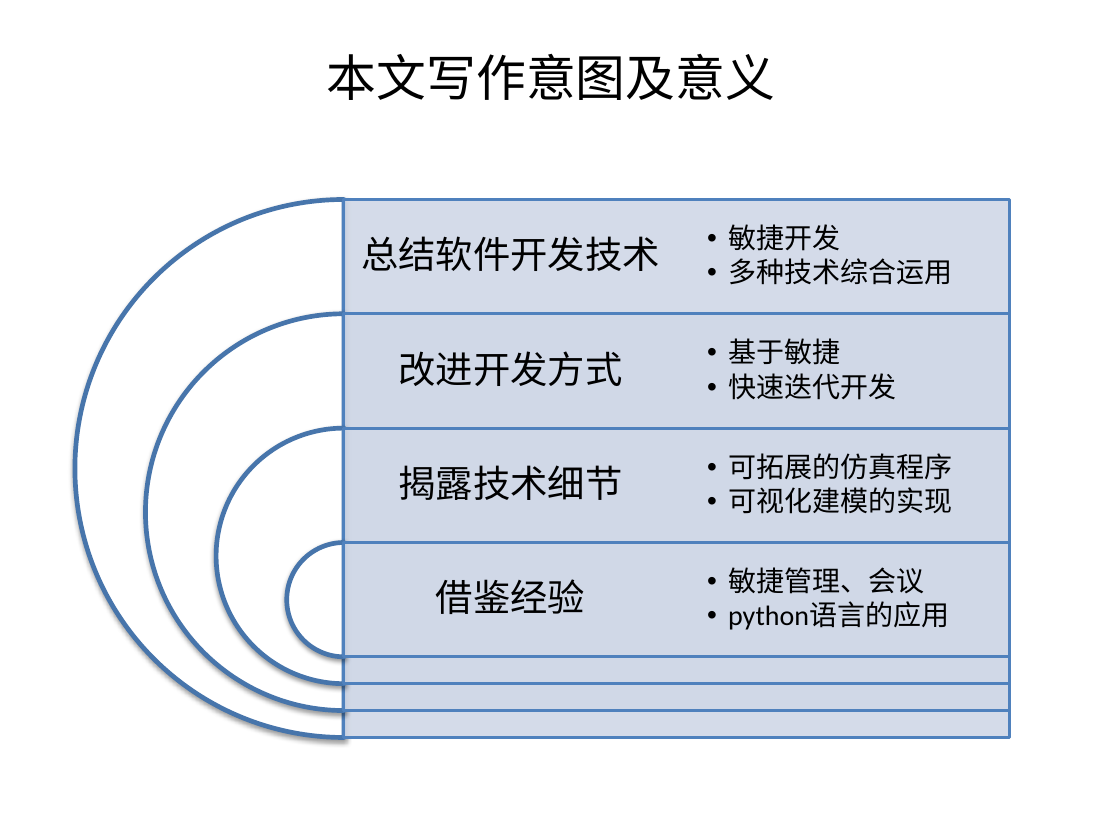
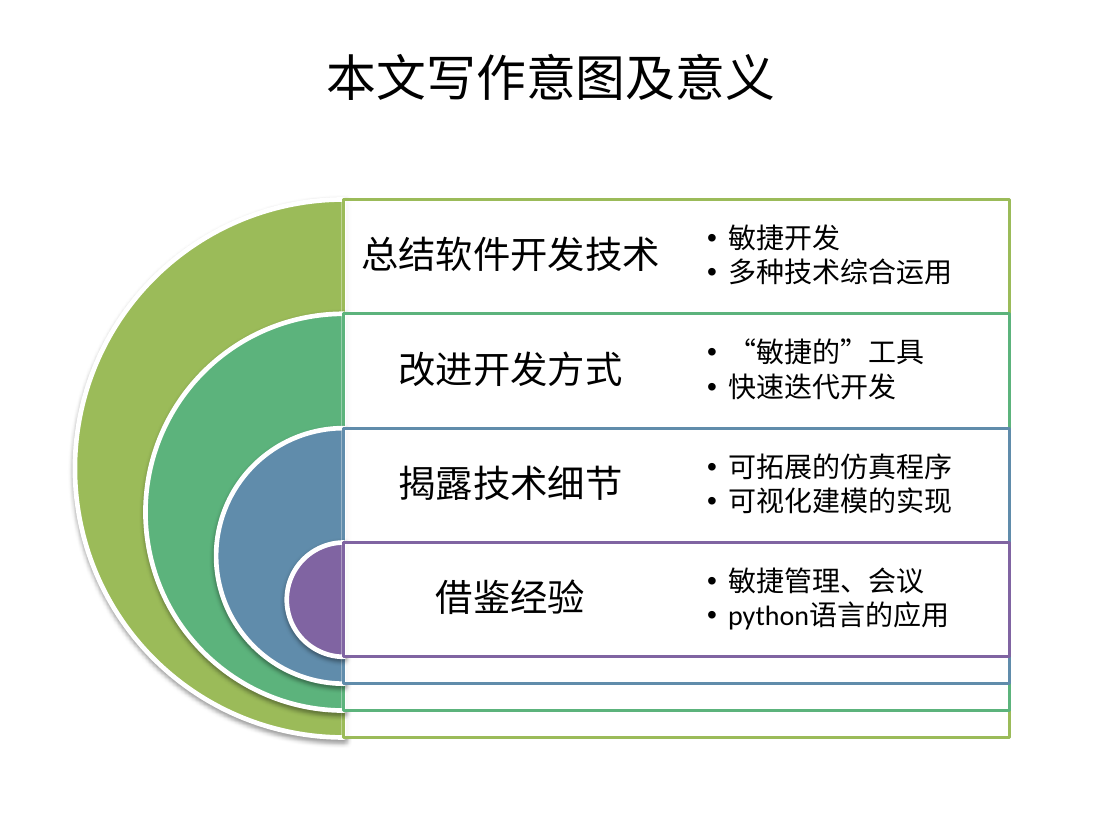
Before and after one commit to gongwm/graduate, a slide deck: slide 5 of 论文/水电机组控制与故障诊断_M201373325_胡弦_基于敏捷方法的水轮机仿真软件设计与实现.pptm. Drawn at 1120x840 pixels with LibreOffice and Linux fonts; fonts in the diff are those of the drawing; background and template pictures are left out. Boxes give left, top, right and bottom in pixels: in the first picture for what was removed or moved away, otherwise in the second. Text is boxed around its words. In the diff, an @@ line names an element or a change of style, - is before the commit and + after.

```diff
--- a/论文/水电机组控制与故障诊断_M201373325_胡弦_基于敏捷方法的水轮机仿真软件设计与实现.pptm
+++ b/论文/水电机组控制与故障诊断_M201373325_胡弦_基于敏捷方法的水轮机仿真软件设计与实现.pptm
@@ pie slice (boxed as its full ellipse) at (75, 199, 613, 737): fill #FFFFFF to #9BBB59; outline #4875AC 3 pt to #FFFFFF 3 pt @@
@@ rectangle at (344, 199, 1010, 737): fill #D0D8E8 at 90% opacity to #FFFFFF at 90% opacity; outline #4F81BD 2 pt to #9BBB59 2 pt @@
@@ pie slice (boxed as its full ellipse) at (146, 314, 542, 710): fill #FFFFFF to #5CB37C; outline #4875AC 3 pt to #FFFFFF 3 pt @@
@@ rectangle at (344, 314, 1010, 710): fill #D0D8E8 at 90% opacity to #FFFFFF at 90% opacity; outline #4F81BD 2 pt to #5CB37C 2 pt @@
@@ text at (728, 338, 924, 365): text changed @@
-  •• 基于敏捷
+  •• “敏捷的”工具
@@ pie slice (boxed as its full ellipse) at (216, 428, 472, 683): fill #FFFFFF to #608CAB; outline #4875AC 3 pt to #FFFFFF 3 pt @@
@@ rectangle at (344, 428, 1010, 683): fill #D0D8E8 at 90% opacity to #FFFFFF at 90% opacity; outline #4F81BD 2 pt to #608CAB 2 pt @@
@@ pie slice (boxed as its full ellipse) at (287, 542, 401, 656): fill #FFFFFF to #8064A2; outline #4875AC 3 pt to #FFFFFF 3 pt @@
@@ rectangle at (344, 542, 1010, 656): fill #D0D8E8 at 90% opacity to #FFFFFF at 90% opacity; outline #4F81BD 2 pt to #8064A2 2 pt @@
```
Also in this commit, not shown: 26 other slides changed, 5 slides added, 7 other files.
